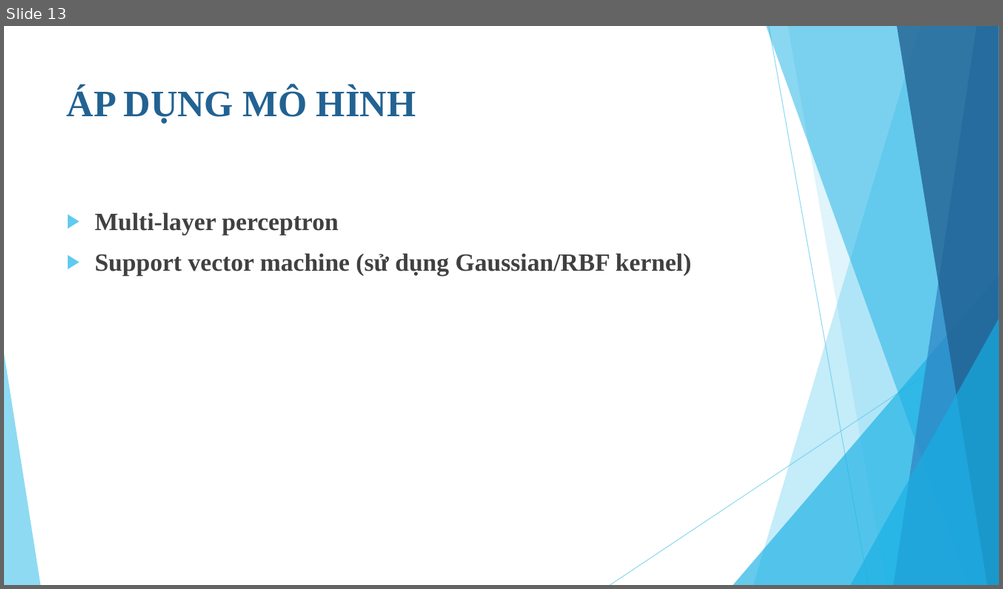
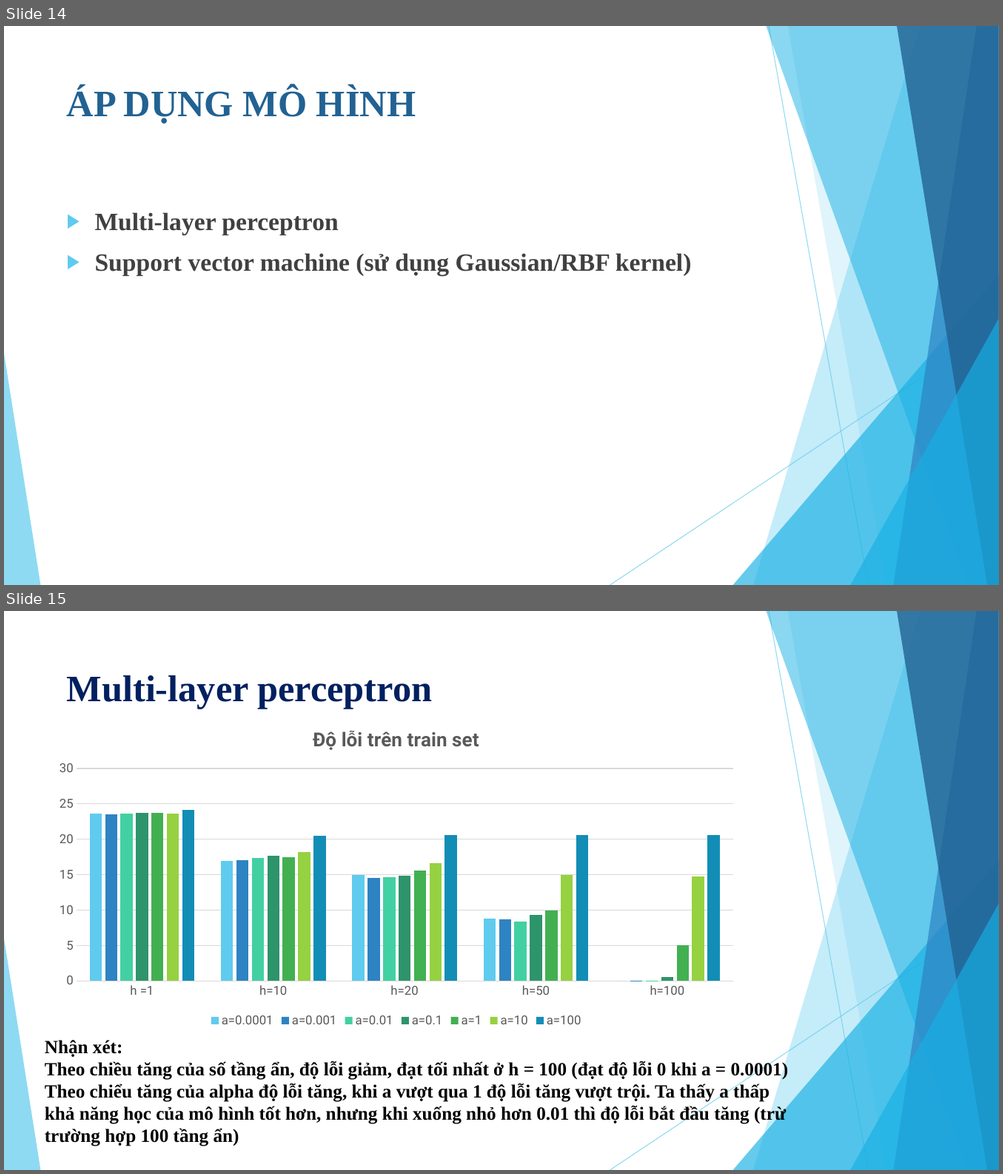
Before and after one commit to NguyenVTai/Datascience_2016-2, a slide deck: report/BÁO CÁO ĐỒ ÁN CUỐI KỲ.pptx. Shown one above the other, each under a label of ours: slide 13 before the commit, slides 14 and 15 after it. The pictures are 1003x589 and 1003x1174 pixels, drawn with LibreOffice and Linux fonts; fonts in the diff are those of the drawing. Boxes give left, top, right and bottom in pixels: in the first picture for what was removed or moved away, otherwise in the second. Text is boxed around its words. In the diff, an @@ line names an element or a change of style, - is before the commit and + after.

Commit message:
Add files via upload
thêm vào phần đánh giá mô hình + vễ biểu đồ

```diff
--- a/report/BÁO CÁO ĐỒ ÁN CUỐI KỲ.pptx
+++ b/report/BÁO CÁO ĐỒ ÁN CUỐI KỲ.pptx
@@ slide 15 added at (4, 611, 999, 1170), background #FFFFFF; not listed: 10 template elements that a slide beside it also shows @@
@@ title added at (67, 675, 432, 709), 36 pt, text #002060, bold @@
+Multi-layer perceptron
@@ column chart added at (45, 715, 746, 1031) @@
+title "Độ lỗi trên train set "
+categories: h =1, h=10, h=20, h=50, h=100
+a=0.0001: 23.6, 17, 15, 8.8, 0
+a=0.001: 23.6, 17.1, 14.5, 8.6, 0
+a=0.01: 23.6, 17.4, 14.6, 8.3, 0
+a=0.1: 23.7, 17.6, 14.8, 9.3, 0.5
+a=1: 23.7, 17.5, 15.5, 9.9, 5
+a=10: 23.6, 18.1, 16.6, 15, 14.8
+a=100: 24.2, 20.5, 20.6, 20.6, 20.5
@@ text added at (45, 1040, 788, 1147), 18 pt, text #000000, bold @@
+Nhận xét:
+Theo chiều tăng của số tầng ẩn, độ lỗi giảm, đạt tối nhất ở h = 100 (đạt độ lỗi 0 khi a = 0.0001)
+Theo chiểu tăng của alpha độ lỗi tăng, khi a vượt qua 1 độ lỗi tăng vượt trội. Ta thấy a thấp khả năng học của mô hình tốt hơn, nhưng khi xuống nhỏ hơn 0.01 thì độ lỗi bắt đầu tăng (trừ trường hợp 100 tầng ẩn)
@@ what was slide 13 is now slide 14 @@
```
Also in this commit, not shown: 4 slides changed, 4 other slides added, 1 slide removed.
